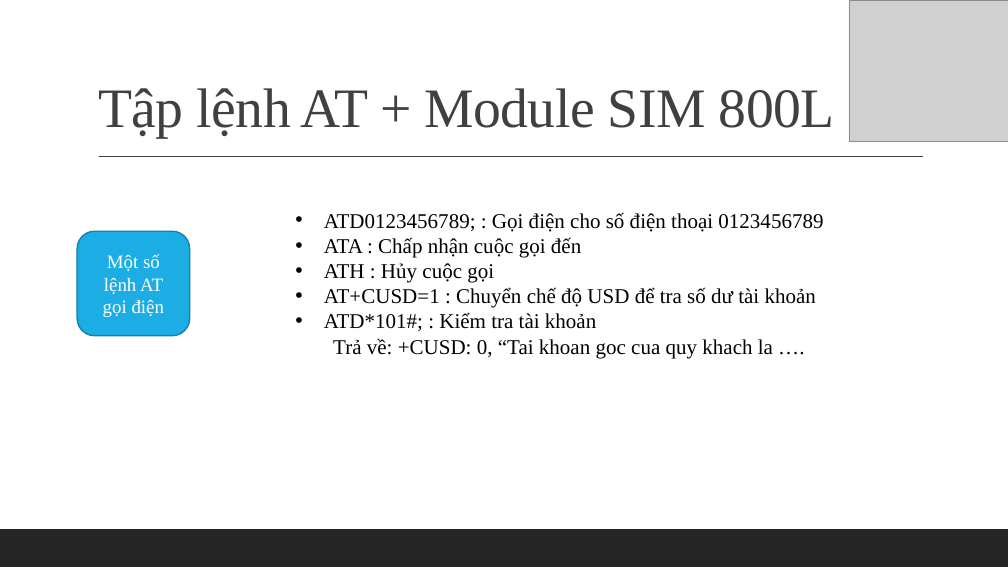
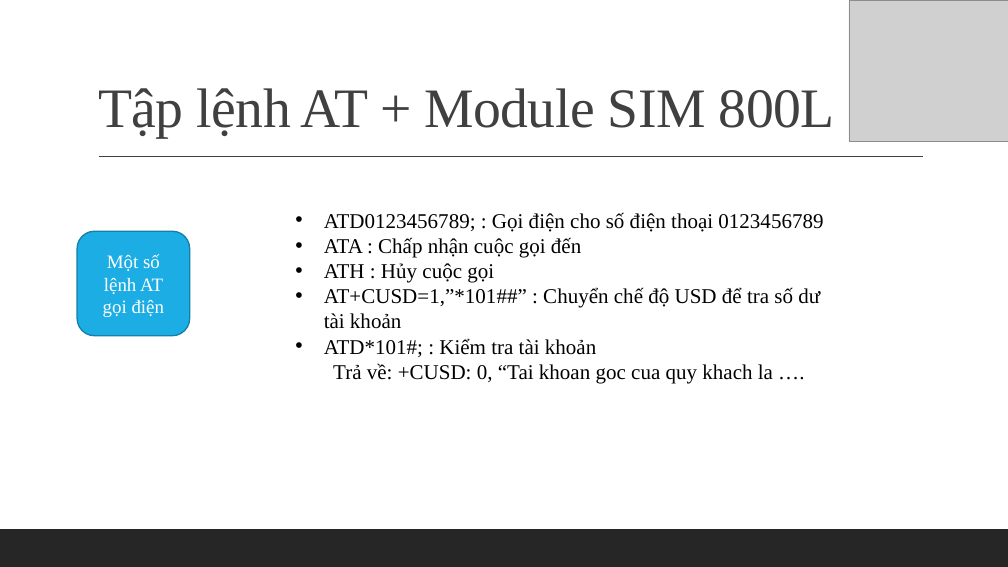
Before and after one commit to VANTHO15/SIM_LCD_HOC, a slide deck: slide 6 of Slide khoá SIM/Lesson_3.pptx. Drawn at 1008x567 pixels with LibreOffice and Linux fonts; fonts in the diff are those of the drawing; grey boxes stand for pictures. Boxes give left, top, right and bottom in pixels: in the first picture for what was removed or moved away, otherwise in the second. Text is boxed around its words. In the diff, an @@ line names an element or a change of style, - is before the commit and + after.

```diff
--- a/Slide khoá SIM/Lesson_3.pptx
+++ b/Slide khoá SIM/Lesson_3.pptx
@@ text at <box>324,287,820,329</box>: text changed @@
-• AT+CUSD=1 : Chuyển chế độ USD để tra số dư tài khoản
+• AT+CUSD=1,”*101##” : Chuyển chế độ USD để tra số dư tài khoản
```
Also in this commit, not shown: 2 other slides changed.
